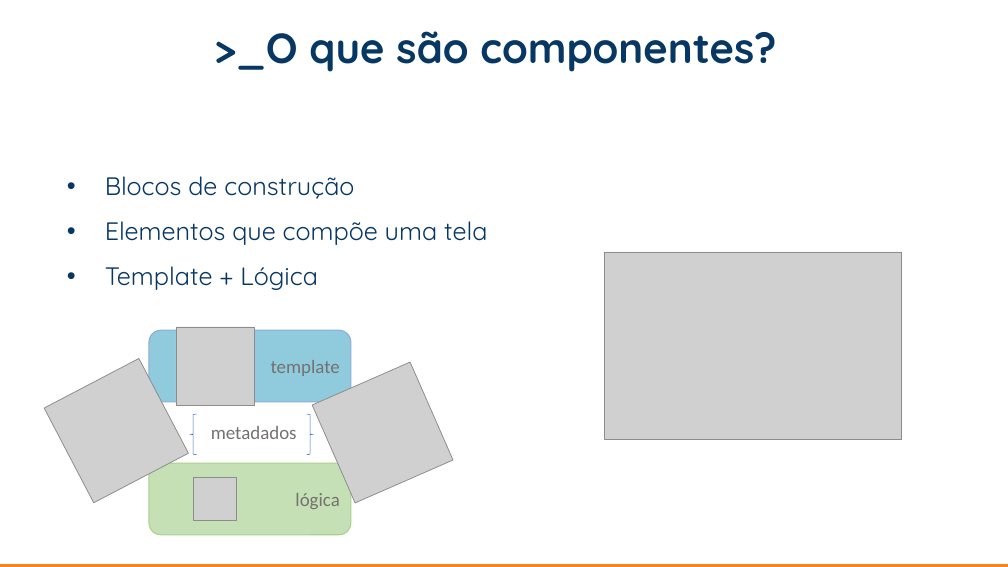
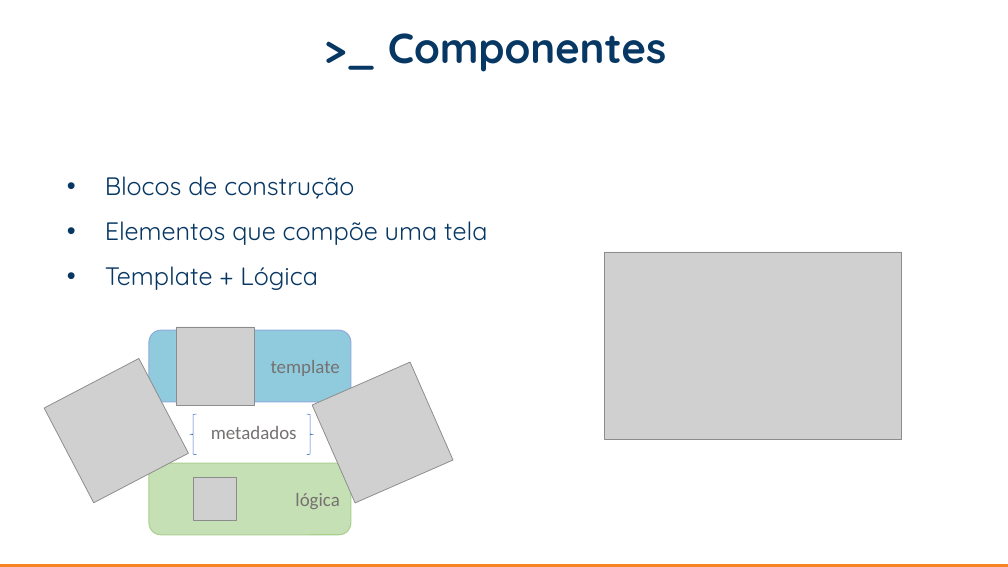
Before and after one commit to DanBertolini/dio-bootcamp, a slide deck: slide 8 of Bootcamp - apresentação.pptx (slide 5 before the commit). Drawn at 1008x567 pixels with LibreOffice and Linux fonts; fonts in the diff are those of the drawing; grey boxes stand for pictures; background and template pictures are left out. Boxes give left, top, right and bottom in pixels: in the first picture for what was removed or moved away, otherwise in the second. Text is boxed around its words. In the diff, an @@ line names an element or a change of style, - is before the commit and + after.

```diff
--- a/Bootcamp - apresentação.pptx
+++ b/Bootcamp - apresentação.pptx
@@ text at (388,33,666,72): text changed @@
->_O que são componentes?
+>_ Componentes
```
Also in this commit, not shown: 2 other slides changed, 4 slides added.
